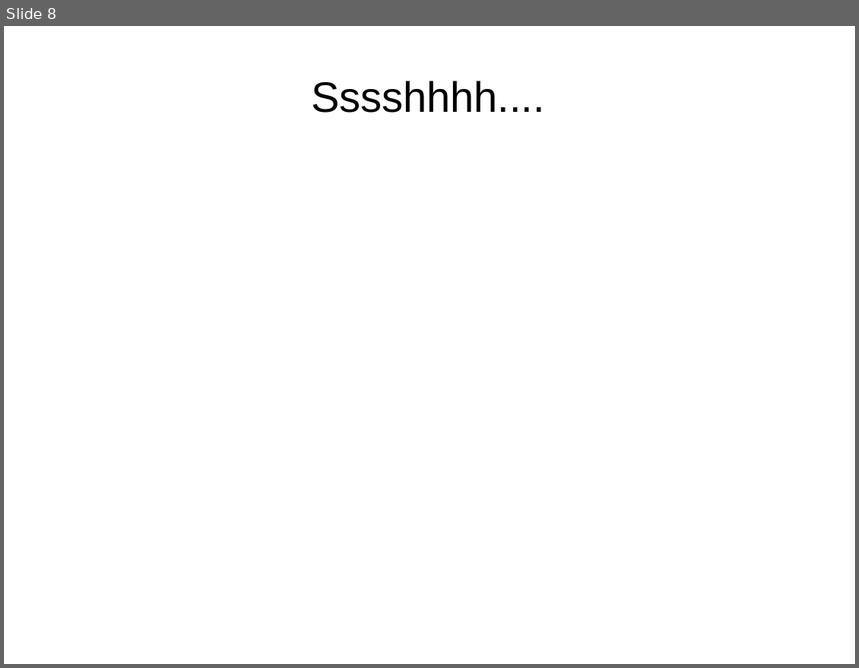
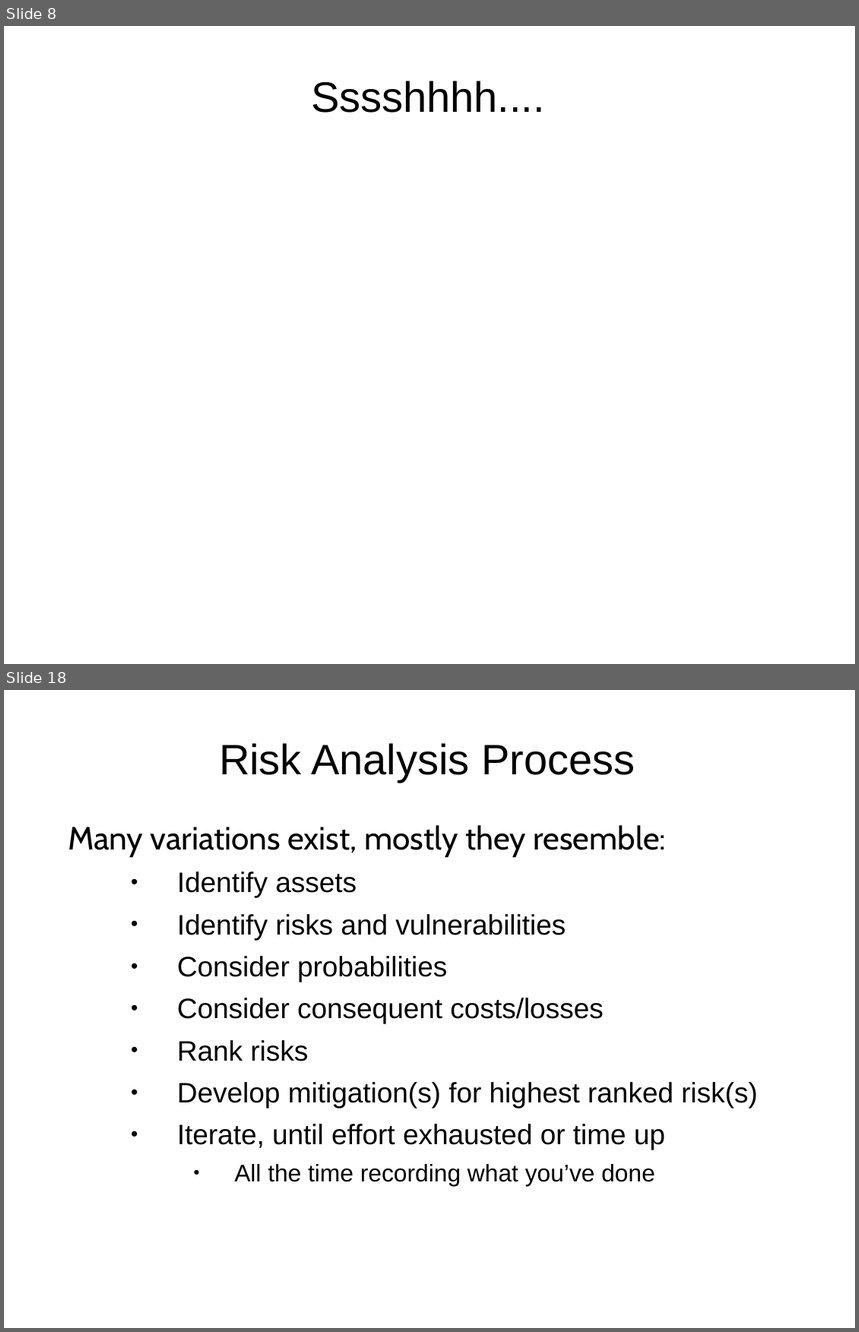
Before and after one commit to sftcd/cs7053, a slide deck: 2016lectures/01-intro.ppt. Shown one above the other, each under a label of ours: slide 8 before the commit, slides 8 and 18 after it; the slides between them are not shown. The pictures are 859x668 and 859x1332 pixels, drawn with LibreOffice and Linux fonts; fonts in the diff are those of the drawing; background and template pictures are left out. Boxes give left, top, right and bottom in pixels: in the first picture for what was removed or moved away, otherwise in the second. Text is boxed around its words. In the diff, an @@ line names an element or a change of style, - is before the commit and + after.

```diff
--- a/2016lectures/01-intro.ppt
+++ b/2016lectures/01-intro.ppt
@@ slide 18 added at box(4, 690, 855, 1328), background #FFFFFF @@
@@ title added at box(219, 743, 635, 782), 36 pt, text #000000 @@
+Risk Analysis Process
@@ text added at box(68, 825, 758, 1186), 23.8 pt, text #000000 @@
+Many variations exist, mostly they resemble:
+  ● Identify assets
+  ● Identify risks and vulnerabilities
+  ● Consider probabilities
+  ● Consider consequent costs/losses
+  ● Rank risks
+  ● Develop mitigation(s) for highest ranked risk(s)
+  ● Iterate, until effort exhausted or time up
+    ● All the time recording what you’ve done
```
Also in this commit, not shown: 3 slides changed, 3 other files.
